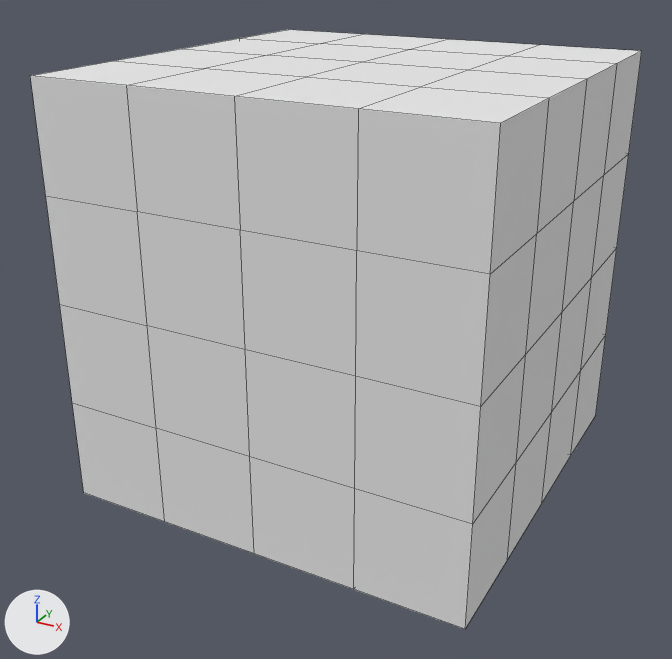
Before and after pictures for a commit that changed the Blender file Assets/World/Skybox/skybox.blend.
Rendered twice from a 50 mm lens placed at (489.0, -950.0, 394.0), pointed at (-13.0, -38.0, -62.0). The axes (+X, +Y, +Z) are drawn at lower left. The lights are the same throughout. Mesh edges are drawn as thin lines.
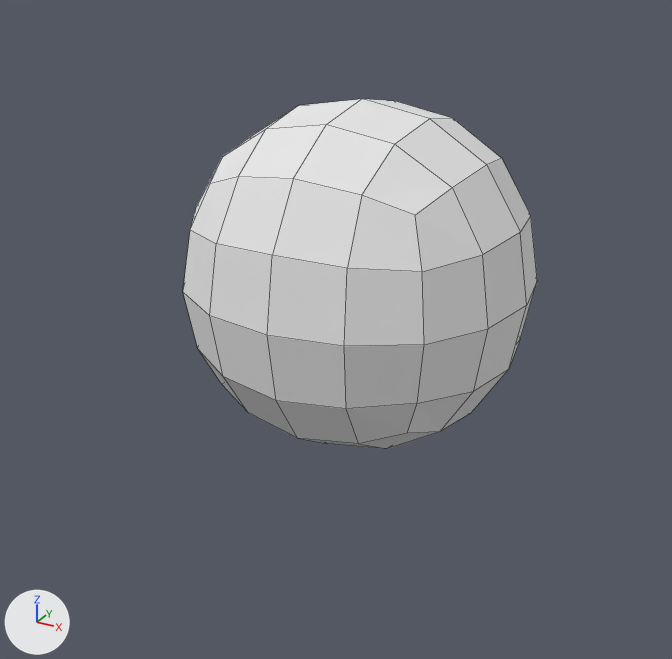
What differs and where, as boxes [x1, y1, x2, y2] in the pictures (672 x 659 px):
'Cube', modifiers changed (42% narrower, 42% shorter): before [30, 30, 642, 629]; after [183, 99, 537, 449]

Diff of the bpy script that builds the scene:
```diff
--- a/Assets/World/Skybox/skybox.blend.py
+++ b/Assets/World/Skybox/skybox.blend.py
@@ ob_cube @@
 _m = ob_cube.modifiers.new('Subsurf', 'SUBSURF')
-_m.subdivision_type = 'SIMPLE'
 _m.levels = 5
```
